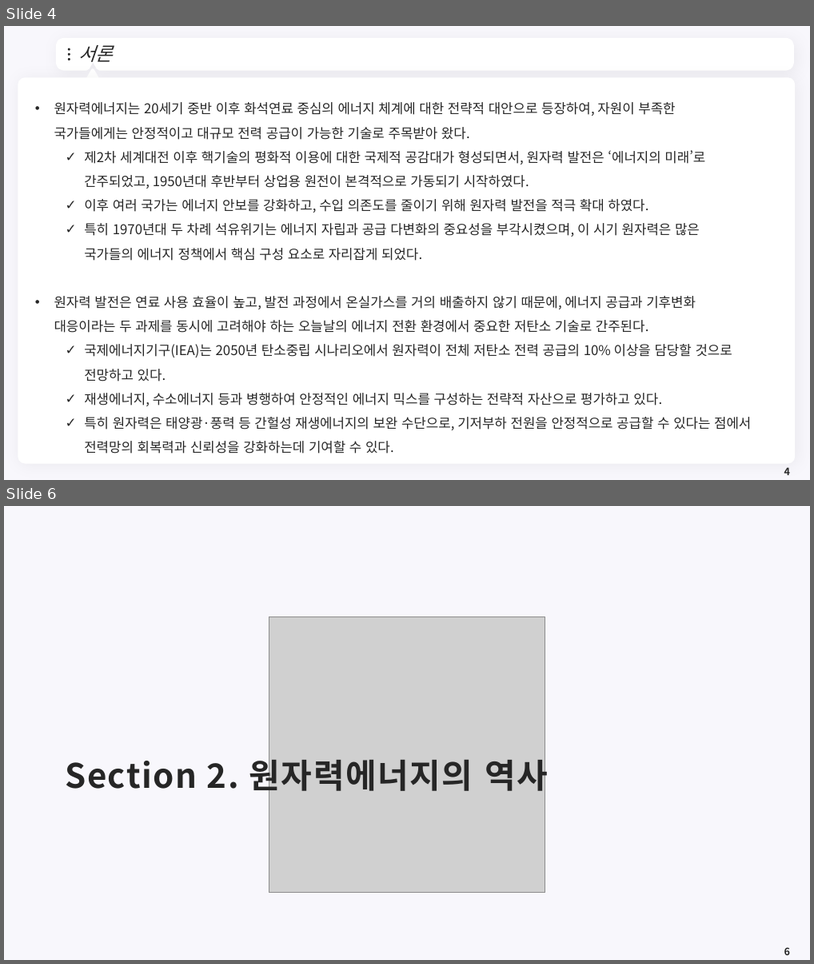
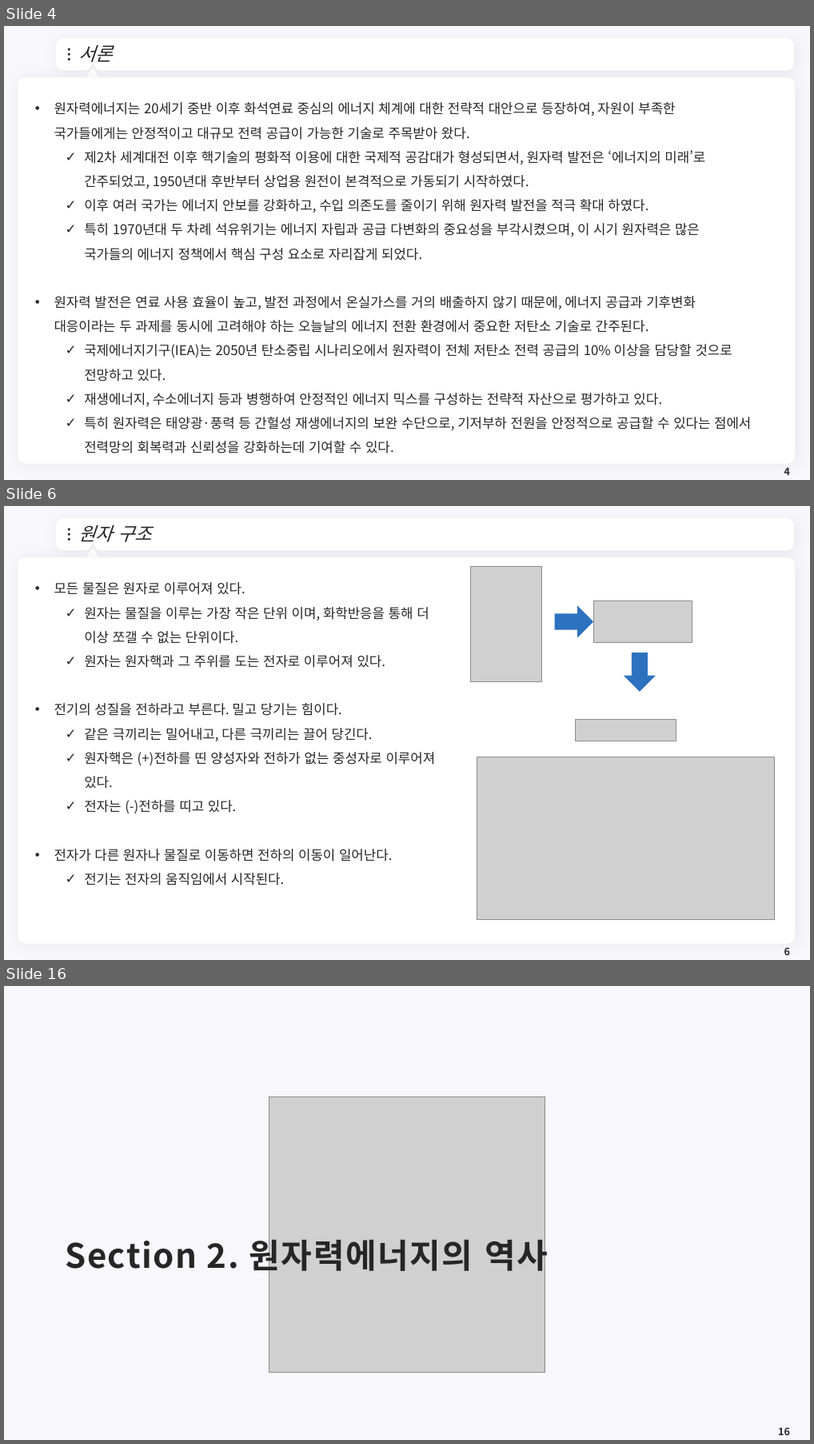
Before and after one commit to meandthey/Teaching, a slide deck: 에너지경제학/자원에너지경제학_Chapter_6 (원자력).pptx. Shown one above the other, each under a label of ours: slides 4 and 6 before the commit, slides 4, 6 and 16 after it; the slides between them are not shown. The pictures are 814x964 and 814x1444 pixels, drawn with LibreOffice and Linux fonts; fonts in the diff are those of the drawing; grey boxes stand for pictures; background and template pictures are left out. Boxes give left, top, right and bottom in pixels: in the first picture for what was removed or moved away, otherwise in the second. Text is boxed around its words. In the diff, an @@ line names an element or a change of style, - is before the commit and + after.

```diff
--- a/에너지경제학/자원에너지경제학_Chapter_6 (원자력).pptx
+++ b/에너지경제학/자원에너지경제학_Chapter_6 (원자력).pptx
@@ slide 6 added at bbox=[4, 506, 810, 960], background #F8F7FC; not listed: 7 template elements that a slide beside it also shows @@
@@ title added at bbox=[78, 525, 151, 542], 22 pt, text #262626, italic @@
+원자 구조
@@ picture added at bbox=[470, 567, 542, 682] @@
@@ text added at bbox=[54, 582, 436, 885], 16 pt, text #262626 @@
+• 모든 물질은 원자로 이루어져 있다.
+  ✓ 원자는 물질을 이루는 가장 작은 단위 이며, 화학반응을 통해 더 이상 쪼갤 수 없는 단위이다.
+  ✓ 원자는 원자핵과 그 주위를 도는 전자로 이루어져 있다.
+• 전기의 성질을 전하라고 부른다. 밀고 당기는 힘이다.
+  ✓ 같은 극끼리는 밀어내고, 다른 극끼리는 끌어 당긴다.
+  ✓ 원자핵은 (+)전하를 띤 양성자와 전하가 없는 중성자로 이루어져 있다.
+  ✓ 전자는 (-)전하를 띠고 있다.
+• 전자가 다른 원자나 물질로 이동하면 전하의 이동이 일어난다.
+  ✓ 전기는 전자의 움직임에서 시작된다.
@@ picture added at bbox=[594, 601, 693, 642] @@
@@ right arrow added at bbox=[555, 606, 594, 638], fill #2D72BE @@
@@ right arrow added at bbox=[624, 652, 656, 692], fill #2D72BE @@
@@ picture added at bbox=[576, 719, 677, 740] @@
@@ picture added at bbox=[477, 756, 774, 919] @@
@@ page number added at bbox=[785, 947, 790, 955], 12 pt, text #262626, bold @@
+6
@@ what was slide 6 is now slide 16 @@
@@ page number at bbox=[778, 1427, 790, 1435]: text changed @@
-6
+16
```
Also in this commit, not shown: 2 slides changed, 10 other slides added, 2 other files.
